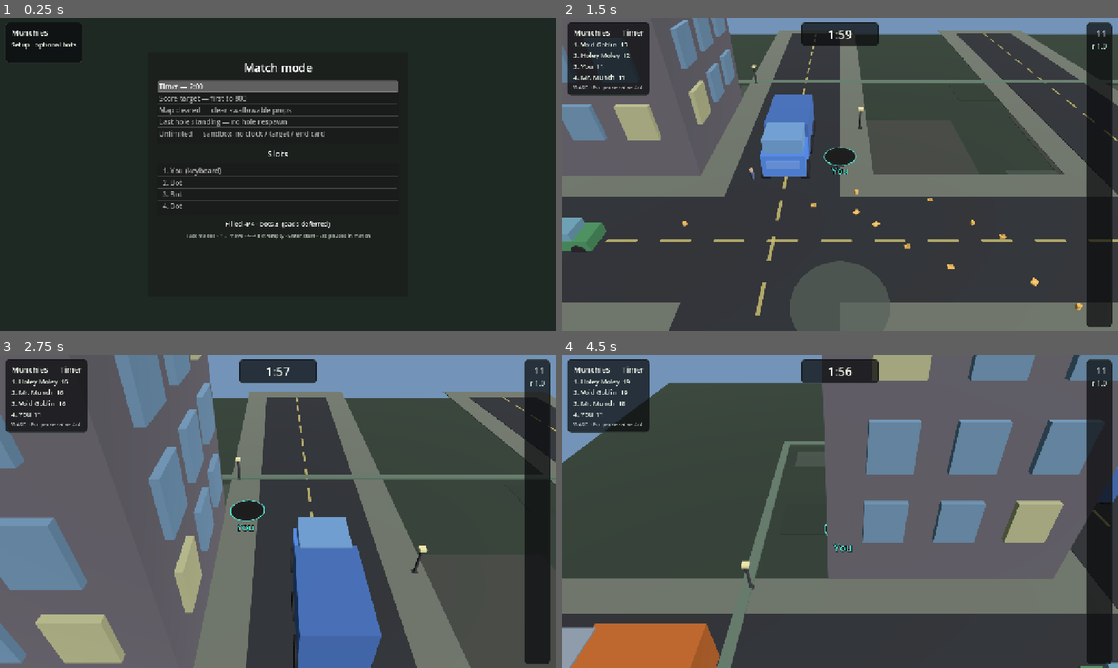
Above: before the commit, frames 1-4 (two rows, left to right).
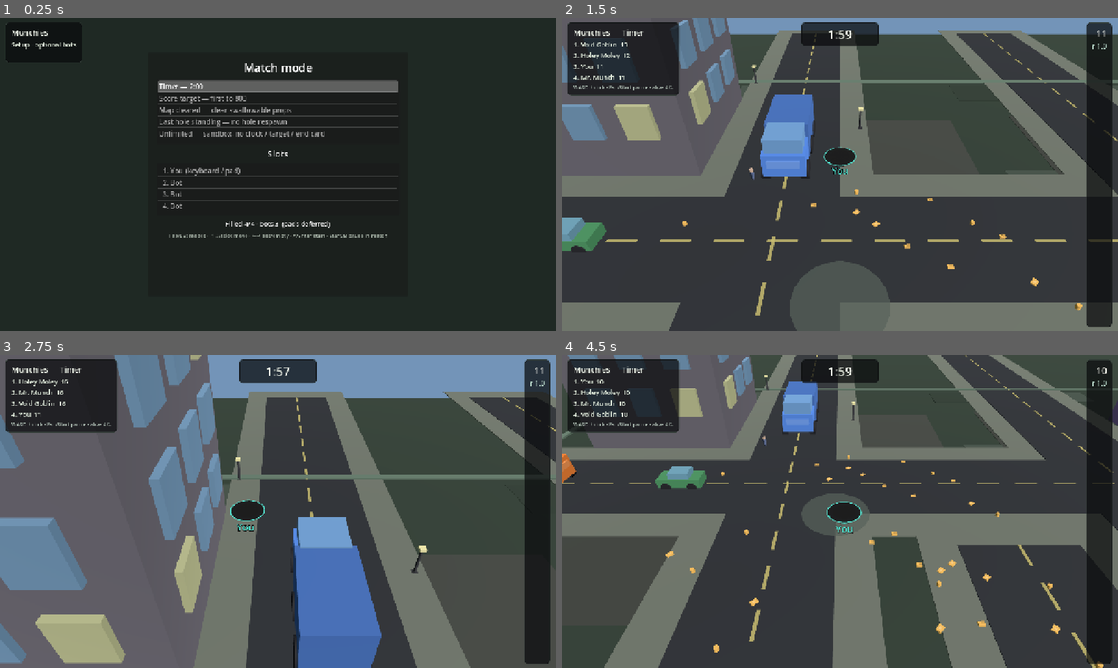
Above: after the commit, the same moments.

Repository: yelsayd/munchies
Game: Godot game, scene res://scenes/main.tscn
Two runs of this game, one before a commit and one after it. Both use one fixed random seed, a clock stepped at 60 frames per second and the inputs below.
Inputs:
- Up to frame 1 (0.25 s): no input
- Up to frame 2 (1.5 s): tap Enter (confirm) at 0.5, 0.6, 1.35 s; hold W (move_up) from 0.53 s (still down)
- Up to frame 3 (2.75 s): release W (move_up) at 2.03 s; hold A (move_left) from 2.03 s (still down); tap Enter (confirm) at 2.1 s
- Up to frame 4 (4.5 s): tap Enter (confirm) at 2.85, 3.6, 4.35 s; release A (move_left) at 3.53 s; hold S (move_down) 3.53-4.28 s; tap Escape (pause) at 4.15 s; hold D (move_right) from 4.28 s (still down)

The runs differ from the first frame. In frame 1, 0.3% of the frame differs, in the area x 30-70%, y 47-71%; in frame 2, 1.3%; in frame 3, 1.3%; in frame 4, 65%, in the area x 0-100%, y 0-100%.

Commit message:
Add gamepad support for You: stick steer, D-pad menus, face buttons.
Bind left stick / D-pad to move, A to confirm, Start/B to pause, and
shoulders/Select to cycle setup focus. Menu stick uses return-to-center
so lists step cleanly alongside keyboard.

Co-authored-by: Yasser Elsayed <yelsayd@users.noreply.github.com>

Diff:
--- a/project.godot
+++ b/project.godot
@@ -36,37 +36,56 @@
 
 move_left={
 "deadzone": 0.18,
-"events": [Object(InputEventKey,"resource_local_to_scene":fa …(210 unchanged characters)… "location":0,"echo":false,"script":null)
-, Object(InputEventKey,"resource_local_to_scene":false,"resource_name":"","device":-1,"window_id":0,"alt_pressed":false,"shift_pressed":false,"ctrl_pressed":false,"meta_pressed":false,"pressed":false,"keycode":0,"physical_keycode":4194319,"key_label":0,"unicode":0,"location":0,"echo":false,"script":null)
+"events": [Object(InputEventKey,"resource_local_to_scene":fa …(210 unchanged characters)… "location":0,"echo":false,"script":null),
+Object(InputEventKey,"resource_local_to_scene":false,"resource_name":"","device":-1,"window_id":0,"alt_pressed":false,"shift_pressed":false,"ctrl_pressed":false,"meta_pressed":false,"pressed":false,"keycode":0,"physical_keycode":4194319,"key_label":0,"unicode":0,"location":0,"echo":false,"script":null),
+Object(InputEventJoypadButton,"resource_local_to_scene":false,"resource_name":"","device":-1,"button_index":13,"pressure":0.0,"pressed":true,"script":null),
+Object(InputEventJoypadMotion,"resource_local_to_scene":false,"resource_name":"","device":-1,"axis":0,"axis_value":-1.0,"script":null)
 ]
 }
 move_right={
 "deadzone": 0.18,
-"events": [Object(InputEventKey,"resource_local_to_scene":fa …(211 unchanged characters)… "location":0,"echo":false,"script":null)
-, Object(InputEventKey,"resource_local_to_scene":false,"resource_name":"","device":-1,"window_id":0,"alt_pressed":false,"shift_pressed":false,"ctrl_pressed":false,"meta_pressed":false,"pressed":false,"keycode":0,"physical_keycode":4194321,"key_label":0,"unicode":0,"location":0,"echo":false,"script":null)
+"events": [Object(InputEventKey,"resource_local_to_scene":fa …(211 unchanged characters)… "location":0,"echo":false,"script":null),
+Object(InputEventKey,"resource_local_to_scene":false,"resource_name":"","device":-1,"window_id":0,"alt_pressed":false,"shift_pressed":false,"ctrl_pressed":false,"meta_pressed":false,"pressed":false,"keycode":0,"physical_keycode":4194321,"key_label":0,"unicode":0,"location":0,"echo":false,"script":null),
+Object(InputEventJoypadButton,"resource_local_to_scene":false,"resource_name":"","device":-1,"button_index":14,"pressure":0.0,"pressed":true,"script":null),
+Object(InputEventJoypadMotion,"resource_local_to_scene":false,"resource_name":"","device":-1,"axis":0,"axis_value":1.0,"script":null)
 ]
 }
 move_up={
 "deadzone": 0.18,
-"events": [Object(InputEventKey,"resource_local_to_scene":fa …(211 unchanged characters)… "location":0,"echo":false,"script":null)
-, Object(InputEventKey,"resource_local_to_scene":false,"resource_name":"","device":-1,"window_id":0,"alt_pressed":false,"shift_pressed":false,"ctrl_pressed":false,"meta_pressed":false,"pressed":false,"keycode":0,"physical_keycode":4194320,"key_label":0,"unicode":0,"location":0,"echo":false,"script":null)
+"events": [Object(InputEventKey,"resource_local_to_scene":fa …(211 unchanged characters)… "location":0,"echo":false,"script":null),
+Object(InputEventKey,"resource_local_to_scene":false,"resource_name":"","device":-1,"window_id":0,"alt_pressed":false,"shift_pressed":false,"ctrl_pressed":false,"meta_pressed":false,"pressed":false,"keycode":0,"physical_keycode":4194320,"key_label":0,"unicode":0,"location":0,"echo":false,"script":null),
+Object(InputEventJoypadButton,"resource_local_to_scene":false,"resource_name":"","device":-1,"button_index":11,"pressure":0.0,"pressed":true,"script":null),
+Object(InputEventJoypadMotion,"resource_local_to_scene":false,"resource_name":"","device":-1,"axis":1,"axis_value":-1.0,"script":null)
 ]
 }
 move_down={
 "deadzone": 0.18,
-"events": [Object(InputEventKey,"resource_local_to_scene":fa …(211 unchanged characters)… "location":0,"echo":false,"script":null)
-, Object(InputEventKey,"resource_local_to_scene":false,"resource_name":"","device":-1,"window_id":0,"alt_pressed":false,"shift_pressed":false,"ctrl_pressed":false,"meta_pressed":false,"pressed":false,"keycode":0,"physical_keycode":4194322,"key_label":0,"unicode":0,"location":0,"echo":false,"script":null)
+"events": [Object(InputEventKey,"resource_local_to_scene":fa …(211 unchanged characters)… "location":0,"echo":false,"script":null),
+Object(InputEventKey,"resource_local_to_scene":false,"resource_name":"","device":-1,"window_id":0,"alt_pressed":false,"shift_pressed":false,"ctrl_pressed":false,"meta_pressed":false,"pressed":false,"keycode":0,"physical_keycode":4194322,"key_label":0,"unicode":0,"location":0,"echo":false,"script":null),
+Object(InputEventJoypadButton,"resource_local_to_scene":false,"resource_name":"","device":-1,"button_index":12,"pressure":0.0,"pressed":true,"script":null),
+Object(InputEventJoypadMotion,"resource_local_to_scene":false,"resource_name":"","device":-1,"axis":1,"axis_value":1.0,"script":null)
 ]
 }
 pause={
 "deadzone": 0.5,
-"events": [Object(InputEventKey,"resource_local_to_scene":fa …(214 unchanged characters)… "location":0,"echo":false,"script":null)
+"events": [Object(InputEventKey,"resource_local_to_scene":fa …(214 unchanged characters)… "location":0,"echo":false,"script":null),
+Object(InputEventJoypadButton,"resource_local_to_scene":false,"resource_name":"","device":-1,"button_index":6,"pressure":0.0,"pressed":true,"script":null),
+Object(InputEventJoypadButton,"resource_local_to_scene":false,"resource_name":"","device":-1,"button_index":1,"pressure":0.0,"pressed":true,"script":null)
 ]
 }
 confirm={
 "deadzone": 0.5,
-"events": [Object(InputEventKey,"resource_local_to_scene":fa …(214 unchanged characters)… "location":0,"echo":false,"script":null)
-, Object(InputEventKey,"resource_local_to_scene":false,"resource_name":"","device":-1,"window_id":0,"alt_pressed":false,"shift_pressed":false,"ctrl_pressed":false,"meta_pressed":false,"pressed":false,"keycode":0,"physical_keycode":32,"key_label":0,"unicode":32,"location":0,"echo":false,"script":null)
+"events": [Object(InputEventKey,"resource_local_to_scene":fa …(214 unchanged characters)… "location":0,"echo":false,"script":null),
+Object(InputEventKey,"resource_local_to_scene":false,"resource_name":"","device":-1,"window_id":0,"alt_pressed":false,"shift_pressed":false,"ctrl_pressed":false,"meta_pressed":false,"pressed":false,"keycode":0,"physical_keycode":32,"key_label":0,"unicode":32,"location":0,"echo":false,"script":null),
+Object(InputEventJoypadButton,"resource_local_to_scene":false,"resource_name":"","device":-1,"button_index":0,"pressure":0.0,"pressed":true,"script":null)
+]
+}
+menu_focus={
+"deadzone": 0.5,
+"events": [Object(InputEventKey,"resource_local_to_scene":false,"resource_name":"","device":-1,"window_id":0,"alt_pressed":false,"shift_pressed":false,"ctrl_pressed":false,"meta_pressed":false,"pressed":false,"keycode":0,"physical_keycode":4194306,"key_label":0,"unicode":0,"location":0,"echo":false,"script":null),
+Object(InputEventJoypadButton,"resource_local_to_scene":false,"resource_name":"","device":-1,"button_index":4,"pressure":0.0,"pressed":true,"script":null),
+Object(InputEventJoypadButton,"resource_local_to_scene":false,"resource_name":"","device":-1,"button_index":9,"pressure":0.0,"pressed":true,"script":null),
+Object(InputEventJoypadButton,"resource_local_to_scene":false,"resource_name":"","device":-1,"button_index":10,"pressure":0.0,"pressed":true,"script":null)
 ]
 }
 
--- a/scripts/main.gd
+++ b/scripts/main.gd
@@ -1,11 +1,14 @@
 extends Node2D
 ## Setup (modes + slot list + optional bots) → 3D match view.
-## Slot 0 = keyboard; other filled slots = bots until pads exist. Esc pauses all.
+## Slot 0 = local human (keyboard / pad); other filled slots = bots until pads exist.
 ## Unlimited never shows a clock or score target. Shared end card for ending modes.
-## Presentation-only World3D reads sim each frame (one pane following the keyboard hole).
+## Presentation-only World3D reads sim each frame (one pane following You).
 
 const CAMERA_SETTLE := 0.2
 const SWALLOW_TWEEN_SEC := 0.72
+## Menu stick: require a clear tilt, then return-to-center before the next step.
+const MENU_STICK_DEADZONE := 0.55
+const MENU_STICK_COOLDOWN := 0.2
 ## Rim pulse only after the hole grows by this much (not every swallow nibble).
 const GROW_FLASH_STEP := 0.12
 const GROW_FLASH_SEC := 0.34
@@ -56,8 +59,10 @@
 var _mode_index: int = 0 ## Timer highlighted by default
 var _setup_focus: SetupFocus = SetupFocus.MODES
 var _slot_cursor: int = 1
-## Four setup slots. Slot 0 is always keyboard when filled.
+## Four setup slots. Slot 0 is always the local human when filled.
 var _slots: PackedStringArray = MatchConfig.default_slots(4)
+var _menu_stick_cd: float = 0.0
+var _menu_stick_armed: bool = true
 ## Presentation-only swallow ghosts: {x,y,radius,tier,scale,age,drop,hole_id,...}
 var swallow_tweens: Array = []
 ## Rim grow flash (seconds remaining) — not tied to every swallow.
@@ -126,7 +131,7 @@
 	var mark := "▸ " if _setup_focus == SetupFocus.SLOTS and index == _slot_cursor else "  "
 	match kind:
 		MatchConfig.SLOT_KEYBOARD:
-			return "%s%d. You (keyboard)" % [mark, index + 1]
+			return "%s%d. You (keyboard / pad)" % [mark, index + 1]
 		MatchConfig.SLOT_BOT:
 			return "%s%d. Bot" % [mark, index + 1]
 		_:
@@ -152,7 +157,7 @@
 	setup_summary.text = "Filled %d/4 · bots %d  (pads deferred)" % [filled, bots]
 	var focus_hint := "modes" if _setup_focus == SetupFocus.MODES else "slots"
 	setup_hint.text = (
-		"Tab: %s · ↑↓ move · ←→ bot/empty · Enter start · Esc pauses in-match"
+		"Tab/LB: %s · ↑↓/stick move · ←→ bot/empty · A/Enter start · Start/B pause in-match"
 		% focus_hint
 	)
 
@@ -171,6 +176,7 @@
 	score_label.text = "Setup · optional bots"
 	hint_label.text = ""
 	_setup_focus = SetupFocus.MODES
+	_reset_menu_stick()
 	_apply_setup_focus()
 	_refresh_slot_list()
 	setup_list.select(_mode_index)
@@ -257,57 +263,80 @@
 		])
 		place += 1
 	end_scores.text = "\n".join(lines)
-	end_hint.text = "Enter/Space — back to setup"
+	end_hint.text = "A / Enter / Start — back to setup"
 
 
 func _process(dt: float) -> void:
 	match _screen:
 		Screen.SETUP:
-			_process_setup()
+			_process_setup(dt)
 		Screen.PLAYING:
 			_process_playing(dt)
 		Screen.ENDED:
 			_process_ended()
 
 
-func _process_setup() -> void:
-	if Input.is_key_pressed(KEY_TAB):
-		if not _tab_held:
-			_tab_held = true
-			_setup_focus = SetupFocus.SLOTS if _setup_focus == SetupFocus.MODES else SetupFocus.MODES
-			_apply_setup_focus()
-			return
-	else:
-		_tab_held = false
-
-	# ↑↓ wrap inside the active list only. Tab alone switches SetupFocus.
+func _process_setup(dt: float) -> void:
+	if Input.is_action_just_pressed("menu_focus"):
+		_setup_focus = SetupFocus.SLOTS if _setup_focus == SetupFocus.MODES else SetupFocus.MODES
+		_apply_setup_focus()
+		return
+
+	var nav := _menu_nav_step(dt)
+	# ↑↓ wrap inside the active list only. menu_focus switches SetupFocus.
 	if _setup_focus == SetupFocus.MODES:
-		if Input.is_action_just_pressed("ui_up") or Input.is_action_just_pressed("move_up"):
+		if nav.y < 0:
 			_mode_index = (_mode_index - 1 + MODE_ORDER.size()) % MODE_ORDER.size()
 			setup_list.select(_mode_index)
-		elif Input.is_action_just_pressed("ui_down") or Input.is_action_just_pressed("move_down"):
+		elif nav.y > 0:
 			_mode_index = (_mode_index + 1) % MODE_ORDER.size()
 			setup_list.select(_mode_index)
 	else:
-		if Input.is_action_just_pressed("ui_up") or Input.is_action_just_pressed("move_up"):
+		if nav.y < 0:
 			_slot_cursor = (_slot_cursor - 1 + 4) % 4
 			_refresh_slot_list()
-		elif Input.is_action_just_pressed("ui_down") or Input.is_action_just_pressed("move_down"):
+		elif nav.y > 0:
 			_slot_cursor = (_slot_cursor + 1) % 4
 			_refresh_slot_list()
-		if Input.is_action_just_pressed("ui_left") or Input.is_action_just_pressed("move_left") \
-				or Input.is_action_just_pressed("ui_right") or Input.is_action_just_pressed("move_right"):
+		if nav.x != 0:
 			_toggle_slot(_slot_cursor)
 	if Input.is_action_just_pressed("confirm"):
 		_start_match()
 
 
-var _tab_held := false
+func _menu_nav_step(dt: float) -> Vector2i:
+	## Digital D-pad / arrows via just_pressed, plus stick with return-to-center.
+	var step := Vector2i.ZERO
+	if Input.is_action_just_pressed("ui_up") or Input.is_action_just_pressed("move_up"):
+		step.y = -1
+	elif Input.is_action_just_pressed("ui_down") or Input.is_action_just_pressed("move_down"):
+		step.y = 1
+	if Input.is_action_just_pressed("ui_left") or Input.is_action_just_pressed("move_left"):
+		step.x = -1
+	elif Input.is_action_just_pressed("ui_right") or Input.is_action_just_pressed("move_right"):
+		step.x = 1
+	if step != Vector2i.ZERO:
+		_menu_stick_armed = false
+		_menu_stick_cd = MENU_STICK_COOLDOWN
+		return step
+
+	_menu_stick_cd = maxf(0.0, _menu_stick_cd - dt)
+	var stick := Input.get_vector("move_left", "move_right", "move_up", "move_down")
+	if stick.length() < MENU_STICK_DEADZONE:
+		_menu_stick_armed = true
+		return Vector2i.ZERO
+	if not _menu_stick_armed or _menu_stick_cd > 0.0:
+		return Vector2i.ZERO
+	_menu_stick_armed = false
+	_menu_stick_cd = MENU_STICK_COOLDOWN
+	if absf(stick.x) >= absf(stick.y):
+		return Vector2i(1 if stick.x > 0.0 else -1, 0)
+	return Vector2i(0, 1 if stick.y > 0.0 else -1)
 
 
 func _toggle_slot(index: int) -> void:
 	if index <= 0:
-		# Slot 1 (index 0) stays keyboard for the local human.
+		# Slot 1 (index 0) stays the local human.
 		_slots[0] = MatchConfig.SLOT_KEYBOARD
 		_refresh_slot_list()
 		return
@@ -320,11 +349,11 @@
 
 func _process_playing(dt: float) -> void:
 	if _paused:
-		_process_pause_menu()
+		_process_pause_menu(dt)
 		_update_hud()
 		return
 
-	# Shared pause: Esc freezes the whole sim for every pane.
+	# Shared pause: Esc / Start / B freezes the whole sim.
 	if Input.is_action_just_pressed("pause"):
 		_set_paused(true)
 		_update_hud()
@@ -367,16 +396,23 @@
 	if paused:
 		_pause_cursor = 0
 		pause_list.select(_pause_cursor)
-
-
-func _process_pause_menu() -> void:
+		_reset_menu_stick()
+
+
+func _reset_menu_stick() -> void:
+	_menu_stick_cd = 0.0
+	_menu_stick_armed = true
+
+
+func _process_pause_menu(dt: float) -> void:
 	if Input.is_action_just_pressed("pause"):
 		_set_paused(false)
 		return
-	if Input.is_action_just_pressed("ui_up") or Input.is_action_just_pressed("move_up"):
+	var nav := _menu_nav_step(dt)
+	if nav.y < 0:
 		_pause_cursor = (_pause_cursor - 1 + pause_list.item_count) % pause_list.item_count
 		pause_list.select(_pause_cursor)
-	elif Input.is_action_just_pressed("ui_down") or Input.is_action_just_pressed("move_down"):
+	elif nav.y > 0:
 		_pause_cursor = (_pause_cursor + 1) % pause_list.item_count
 		pause_list.select(_pause_cursor)
 	if Input.is_action_just_pressed("confirm"):
@@ -399,7 +435,7 @@
 
 
 func _collect_inputs() -> Dictionary:
-	# Keyboard hole(s) read WASD/arrows; bots emit Input. Pads deferred.
+	# Human hole(s) read keyboard / left stick / D-pad; bots emit Input. Extra pads deferred.
 	var inputs := {}
 	for hole_v in sim.holes:
 		var hole: Dictionary = hole_v
@@ -407,13 +443,12 @@
 		if bool(hole.get("is_bot", false)):
 			inputs[id] = MunchiesBot.input_for(sim, id)
 		else:
-			inputs[id] = _read_keyboard_input()
+			inputs[id] = _read_player_input()
 	return inputs
 
 
-func _read_keyboard_input() -> Vector2:
-	# WASD/arrows make a 2D stick. Holding W+D is (1,1), length √2 ≈ 1.41.
-	# Normalize when longer than 1 so diagonal speed matches full tilt, not faster.
+func _read_player_input() -> Vector2:
+	## WASD/arrows/D-pad/left stick. Diagonal keys normalize; stick keeps analog magnitude.
 	var v := Input.get_vector("move_left", "move_right", "move_up", "move_down")
 	if v.length_squared() > 1.0:
 		v = v.normalized()
@@ -804,15 +839,15 @@
 	if _paused:
 		hint_label.text = ""
 	elif sim.config.mode == MatchConfig.Mode.UNLIMITED:
-		hint_label.text = "Esc pause"
+		hint_label.text = "Esc / Start pause"
 	elif sim.match_over and not sim.config.has_end_card():
-		hint_label.text = "Esc pause"
+		hint_label.text = "Esc / Start pause"
 	else:
 		var alive_n := 0
 		for h in sim.holes:
 			if h["alive"]:
 				alive_n += 1
-		hint_label.text = "WASD · Esc pause · alive %d/%d" % [alive_n, sim.holes.size()]
+		hint_label.text = "WASD / stick · Esc/Start pause · alive %d/%d" % [alive_n, sim.holes.size()]
 
 
 func _leaderboard_text() -> String:
